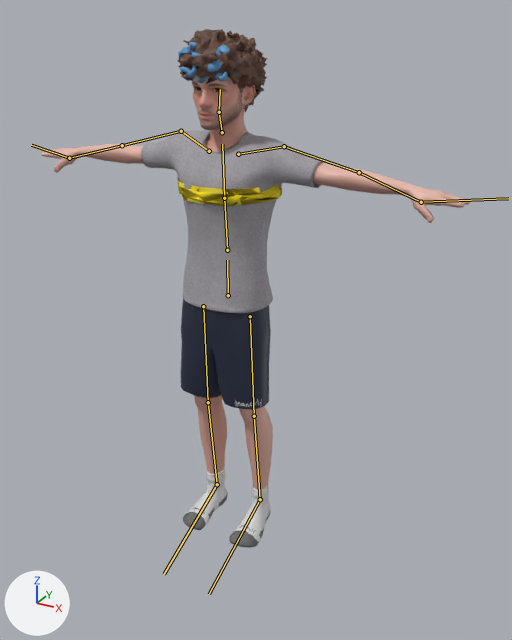
An edit to the FBX model Assets/GameJam/Characters/Jmancurly/Jmancurly_Game.fbx, drawn before and after from the same camera.
Both versions are drawn from a 50 mm lens placed at (1.193, -1.935, 1.885), pointed at (0.115, 0.025, 0.905). The lights are fixed; the arrows at lower left show +X, +Y and +Z. The older version comes first. The bones that bend it are drawn over the model as lines.

Names of what the first picture shows: 'Jman'.
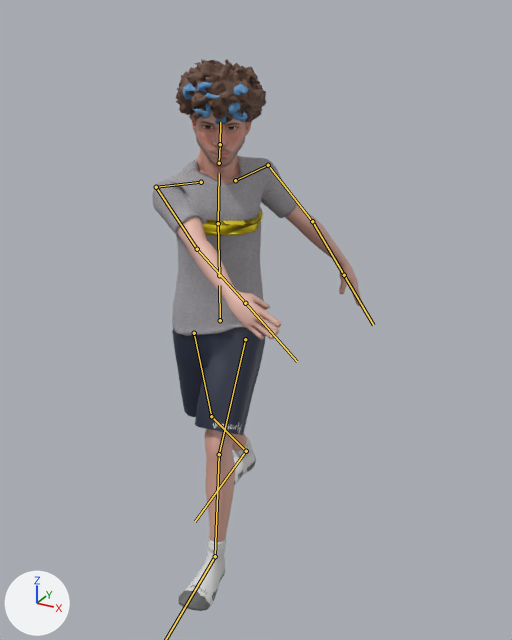
The newer file adds an action. The first version stands in its rest pose; the second is drawn at frame 13 of the action 'Armature|Armature|Armature|Armature|Armature|Slap'.

Changed parts and their boxes (x1, y1, x2, y2) in the pictures (512 x 640 px):
'Jman', posed (51% narrower, 6% taller)
    before: (41, 29, 470, 548)
    after: (152, 59, 363, 611)
bone 'Hips', root to tip
    before: (228, 295) to (227, 260)
    after: (220, 320) to (219, 285)
bone 'Spine', root to tip
    before: (227, 250) to (224, 198)
    after: (219, 275) to (218, 223)
bone 'Chest', root to tip
    before: (224, 198) to (222, 144)
    after: (218, 223) to (219, 173)
bone 'Head', root to tip
    before: (219, 112) to (220, 89)
    after: (220, 144) to (220, 122)
bone 'Shoulder.L', root to tip
    before: (238, 154) to (284, 146)
    after: (235, 180) to (268, 165)
bone 'UpperArm.L', root to tip
    before: (284, 146) to (359, 172)
    after: (268, 165) to (312, 221)
bone 'LowerArm.L', root to tip
    before: (359, 172) to (421, 202)
    after: (312, 221) to (344, 275)
bone 'Hand.L', root to tip
    before: (421, 202) to (508, 198)
    after: (344, 275) to (373, 325)
bone 'Shoulder.R', root to tip
    before: (209, 151) to (181, 131)
    after: (201, 182) to (156, 187)
bone 'UpperArm.R', root to tip
    before: (181, 131) to (122, 145)
    after: (156, 187) to (197, 249)
bone 'LowerArm.R', root to tip
    before: (122, 145) to (69, 158)
    after: (197, 249) to (245, 303)
bone 'Hand.R', root to tip
    before: (69, 158) to (31, 145)
    after: (245, 303) to (297, 361)
bone 'UpperLeg.L', root to tip
    before: (250, 316) to (254, 416)
    after: (245, 339) to (219, 454)
bone 'LowerLeg.L', root to tip
    before: (254, 416) to (260, 499)
    after: (219, 454) to (215, 556)
bone 'UpperLeg.R', root to tip
    before: (203, 306) to (208, 402)
    after: (194, 333) to (211, 416)
bone 'LowerLeg.R', root to tip
    before: (208, 402) to (217, 484)
    after: (211, 416) to (246, 451)
bone 'Foot.R', root to tip
    before: (217, 484) to (164, 574)
    after: (246, 451) to (195, 521)

The change in detail:
Bone 'Hips' (bone_hips) moves from (0.0, 0.0, 0.0) to (0.0, -0.074, 0.054).
Bone 'Hips' (bone_hips) turns from (0, 0, 0) to (0, 12, 0) degrees about its own x, y and z.
Bone 'Spine' (bone_spine) turns from (0, 0, 0) to (0, 14, -1) degrees about its own x, y and z.
Bone 'Chest' (bone_chest) turns from (0, 0, 0) to (10, 16, -1) degrees about its own x, y and z.
Bone 'Head' (bone_head) turns from (0, 0, 0) to (0, -14, -2) degrees about its own x, y and z.
Bone 'Shoulder.L' (bone_shoulder_l) turns from (0, 0, 0) to (-6, 14, -5) degrees about its own x, y and z.
Bone 'UpperArm.L' (bone_upperarm_l) turns from (0, 0, 0) to (18, 0, -28) degrees about its own x, y and z.
Bone 'LowerArm.L' (bone_lowerarm_l) turns from (0, 0, 0) to (-10, -1, -7) degrees about its own x, y and z.
Bone 'Hand.L' (bone_hand_l) turns from (0, 0, 0) to (28, 5, -19) degrees about its own x, y and z.
Bone 'Shoulder.R' (bone_shoulder_r) turns from (0, 0, 0) to (15, 23, 30) degrees about its own x, y and z.
Bone 'UpperArm.R' (bone_upperarm_r) turns from (0, 0, 0) to (46, -34, 36) degrees about its own x, y and z.
Bone 'LowerArm.R' (bone_lowerarm_r) turns from (0, 0, 0) to (-4, 0, 6) degrees about its own x, y and z.
Bone 'Hand.R' (bone_hand_r) turns from (0, 0, 0) to (19, -3, 21) degrees about its own x, y and z.
Bone 'UpperLeg.L' (bone_upperleg_l) turns from (0, 0, 0) to (30, 2, -6) degrees about its own x, y and z.
Bone 'LowerLeg.L' (bone_lowerleg_l) turns from (0, 0, 0) to (-17, 1, 5) degrees about its own x, y and z.
Bone 'Foot.L' (bone_foot_l) turns from (0, 0, 0) to (-9, -1, -11) degrees about its own x, y and z.
Bone 'UpperLeg.R' (bone_upperleg_r) turns from (0, 0, 0) to (-11, 0, 4) degrees about its own x, y and z.
Bone 'LowerLeg.R' (bone_lowerleg_r) turns from (0, 0, 0) to (-21, 1, 5) degrees about its own x, y and z.
Bone 'Foot.R' (bone_foot_r) turns from (0, 0, 0) to (43, 4, -10) degrees about its own x, y and z.
